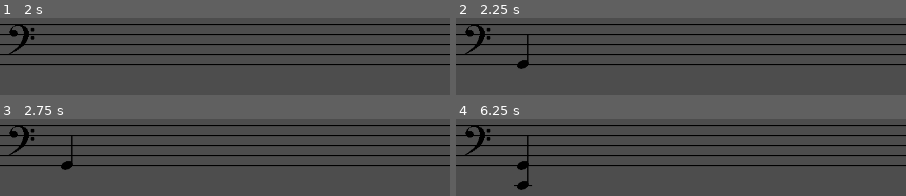
Above: before the commit, frames 1-4 (two rows, left to right).
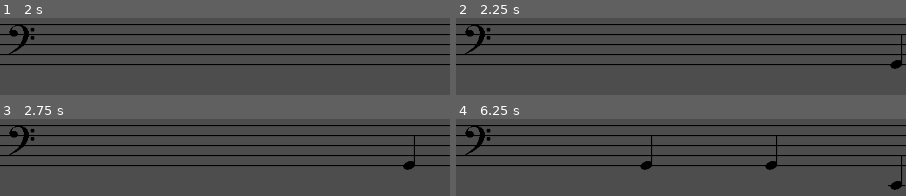
Above: after the commit, the same moments.

Repository: ethanwhall389/note-read
Game: Godot game, scene res://scenes/levels/level01.tscn
Two runs of this game, one before a commit and one after it. Both use one fixed random seed, a clock stepped at 60 frames per second and the inputs below. The project has no main scene, so this scene is started directly.
Inputs:
- Up to frame 1 (2 s): tap Enter at 0.5 s; tap Space at 1.25 s
- Up to frame 2 (2.25 s): tap Enter at 2 s
- Up to frame 3 (2.75 s): no input
- Up to frame 4 (6.25 s): tap Space at 2.75 s; tap Enter at 3.5 s

Frame 1 is identical in both runs. In frame 2, 0.6% of the frame differs, in the area x 13-100%, y 22-67%; in frame 3, 0.6%; in frame 4, 1.5%, in the area x 12-100%, y 22-93%.

Commit message:
add simple movement to notes

Diff:
--- a/new-game-project/entities/note.gd
+++ b/new-game-project/entities/note.gd
@@ -1,3 +1,9 @@
-extends Node2D
+extends CharacterBody2D
 
 # func setup(note :Dictionary) -> void:
+
+const SPEED = 100.0
+
+func _physics_process(delta: float) -> void:
+	velocity.x = -SPEED
+	move_and_slide()
--- a/new-game-project/entities/note.tscn
+++ b/new-game-project/entities/note.tscn
@@ -5,7 +5,7 @@
 [ext_resource type="Texture2D" uid="uid://bb262mlalvpdp" path="res://assets/art/note/stem.svg" id="2_4dkrx"]
 [ext_resource type="Texture2D" uid="uid://dq1o3vrlwdhu4" path="res://assets/art/note/ledger-line.svg" id="3_tggj4"]
 
-[node name="Note" type="Node2D" unique_id=695582702]
+[node name="Note" type="CharacterBody2D" unique_id=340446195]
 script = ExtResource("1_4dkrx")
 
 [node name="NoteHead" type="Sprite2D" parent="." unique_id=1577261905]
--- a/new-game-project/scenes/levels/level01.tscn
+++ b/new-game-project/scenes/levels/level01.tscn
@@ -15,6 +15,6 @@
 autostart = true
 
 [node name="SpawnPoint" type="Node2D" parent="." unique_id=659702277]
-position = Vector2(107, 105)
+position = Vector2(728, 105)
 
 [connection signal="timeout" from="Spawner/Timer" to="Spawner" method="_on_timer_timeout"]
